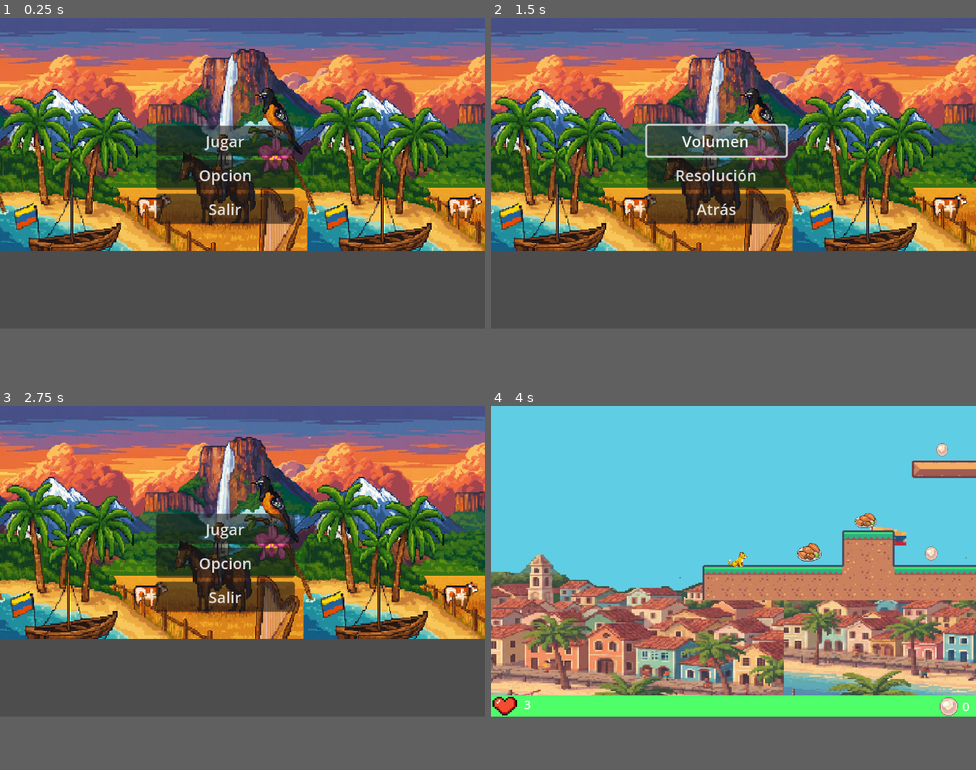
Above: before the commit, frames 1-4 (two rows, left to right).
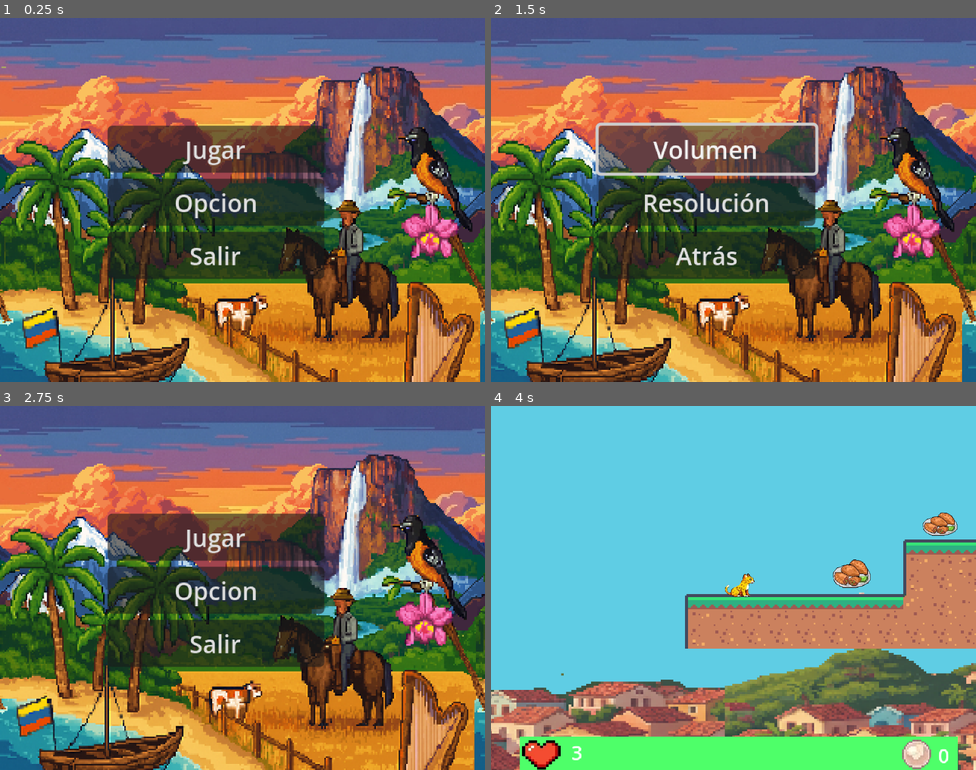
Above: after the commit, the same moments.

Repository: Christhian25/nuevo-proyecto-de-juego
Game: Godot game, scene res://pantalla.tscn
Two runs of this game, one before a commit and one after it. Both use one fixed random seed, a clock stepped at 60 frames per second and the inputs below.
Inputs:
- Up to frame 1 (0.25 s): no input
- Up to frame 2 (1.5 s): click "Opcion" at 0.5 s; click "Volumen" at 1.25 s
- Up to frame 3 (2.75 s): click "Atrás" at 2 s
- Up to frame 4 (4 s): click "Jugar" at 2.75 s; tap Enter at 3.5 s; tap A (a) at 3.6 s; tap D (d) at 3.8 s
In our replay, the window is 800x512 before the commit and 800x600 after it. These sizes can differ from the game's own. Grey fills any space a smaller window leaves; there, only what the larger window draws over its background counts as a difference.

The runs differ from the first frame. In frame 1, 88% of the frame differs, in the area x 0-100%, y 3-100%; in frame 2, 88%; in frame 3, 88%; in frame 4, 49%.

Commit message:
pantalla

Diff:
--- a/mapa.tscn
+++ b/mapa.tscn
@@ -356,39 +356,40 @@
 script = ExtResource("29_um40f")
 
 [node name="ColorRect" type="ColorRect" parent="Barra_de_datos/CanvasLayer"]
-offset_left = -1.0
-offset_top = 298.0
-offset_right = 500.0
-offset_bottom = 320.0
+offset_left = 19.0
+offset_top = 218.0
+offset_right = 308.0
+offset_bottom = 240.0
+size_flags_vertical = 8
 color = Color(0.30588236, 1, 0.4117647, 1)
 
-[node name="Sprite2D" type="Sprite2D" parent="Barra_de_datos/CanvasLayer"]
-position = Vector2(14, 307.99997)
-scale = Vector2(0.31887755, 0.2812498)
-texture = ExtResource("30_ppa31")
-
 [node name="conteo_corazon" type="Label" parent="Barra_de_datos/CanvasLayer"]
-offset_left = 34.0
-offset_top = 298.0
-offset_right = 74.0
-offset_bottom = 347.0
+offset_left = 53.0
+offset_top = 219.0
+offset_right = 93.0
+offset_bottom = 268.0
 scale = Vector2(0.8, 0.8)
+size_flags_vertical = 8
 text = "0
 "
 
-[node name="Sprite2D2" type="Sprite2D" parent="Barra_de_datos/CanvasLayer"]
-position = Vector2(475.00003, 311)
-scale = Vector2(0.40816328, 0.4062503)
+[node name="Sprite2D" type="Sprite2D" parent="Barra_de_datos/CanvasLayer/conteo_corazon"]
+position = Vector2(-24.999998, 12.4999695)
+scale = Vector2(0.39859688, 0.3515622)
+texture = ExtResource("30_ppa31")
+
+[node name="conteo_perlas" type="Label" parent="Barra_de_datos/CanvasLayer"]
+offset_left = 295.0
+offset_top = 221.0
+offset_right = 335.0
+offset_bottom = 270.0
+scale = Vector2(0.8, 0.8)
+size_flags_vertical = 8
+text = "0"
+
+[node name="Sprite2D2" type="Sprite2D" parent="Barra_de_datos/CanvasLayer/conteo_perlas"]
+position = Vector2(-13.75, 12.5)
+scale = Vector2(0.5102041, 0.50781274)
 texture = ExtResource("31_hmtrj")
 
-[node name="conteo_perlas" type="Label" parent="Barra_de_datos/CanvasLayer"]
-offset_left = 486.0
-offset_top = 300.0
-offset_right = 526.0
-offset_bottom = 349.0
-scale = Vector2(0.8, 0.8)
-size_flags_horizontal = 3
-text = "0"
-metadata/_edit_use_anchors_ = true
-
 [connection signal="area_entered" from="Area2D" to="Area2D" method="_on_area_entered"]
--- a/opciones.tscn
+++ b/opciones.tscn
@@ -94,11 +94,12 @@
 
 [node name="AudioStreamPlayer2D" type="AudioStreamPlayer2D" parent="."]
 stream = ExtResource("7_vspls")
+volume_db = 19.0
 autoplay = true
 
 [connection signal="pressed" from="VBoxContainer/Volume" to="." method="_on_play_pressed"]
 [connection signal="pressed" from="VBoxContainer/Volume" to="." method="_on_volume_pressed"]
 [connection signal="pressed" from="VBoxContainer/Resolution" to="." method="_on_opcion_pressed"]
 [connection signal="pressed" from="VBoxContainer/Resolution" to="." method="_on_resolution_pressed"]
+[connection signal="pressed" from="VBoxContainer/Back" to="." method="_on_quit_pressed"]
 [connection signal="pressed" from="VBoxContainer/Back" to="." method="_on_back_pressed"]
-[connection signal="pressed" from="VBoxContainer/Back" to="." method="_on_quit_pressed"]
--- a/pantalla.tscn
+++ b/pantalla.tscn
@@ -6,6 +6,7 @@
 [ext_resource type="Texture2D" uid="uid://cdig7lo7i4fis" path="res://fondo menu de inicio/near-clouds.png" id="3_l0q2b"]
 [ext_resource type="Texture2D" uid="uid://ns6pw235eqw4" path="res://fondo menu de inicio/montanas y salto el angel.png" id="4_rxl0j"]
 [ext_resource type="Texture2D" uid="uid://cmbgwhd6gv3kk" path="res://fondo menu de inicio/playa y llano.png" id="5_gbuw4"]
+[ext_resource type="AudioStream" uid="uid://bxknqaohvtp55" path="res://musica/AUD-20260204-WA0043.wav" id="7_rxl0j"]
 
 [node name="Menu" type="Control"]
 layout_mode = 3
@@ -94,6 +95,11 @@
 texture = ExtResource("5_gbuw4")
 centered = false
 
+[node name="AudioStreamPlayer2D" type="AudioStreamPlayer2D" parent="."]
+stream = ExtResource("7_rxl0j")
+volume_db = 19.0
+autoplay = true
+
 [connection signal="pressed" from="VBoxContainer/Play" to="." method="_on_play_pressed"]
 [connection signal="pressed" from="VBoxContainer/Option" to="." method="_on_opcion_pressed"]
 [connection signal="pressed" from="VBoxContainer/Option" to="." method="_on_option_pressed"]
--- a/project.godot
+++ b/project.godot
@@ -22,8 +22,8 @@
 
 [display]
 
-window/size/viewport_width=500
-window/size/viewport_height=320
+window/size/viewport_width=320
+window/size/viewport_height=240
 window/size/window_width_override=1280
 window/size/window_height_override=540
 window/stretch/mode="canvas_items"
Not shown: 1 places in pantalla.tscn that only renumber resources
